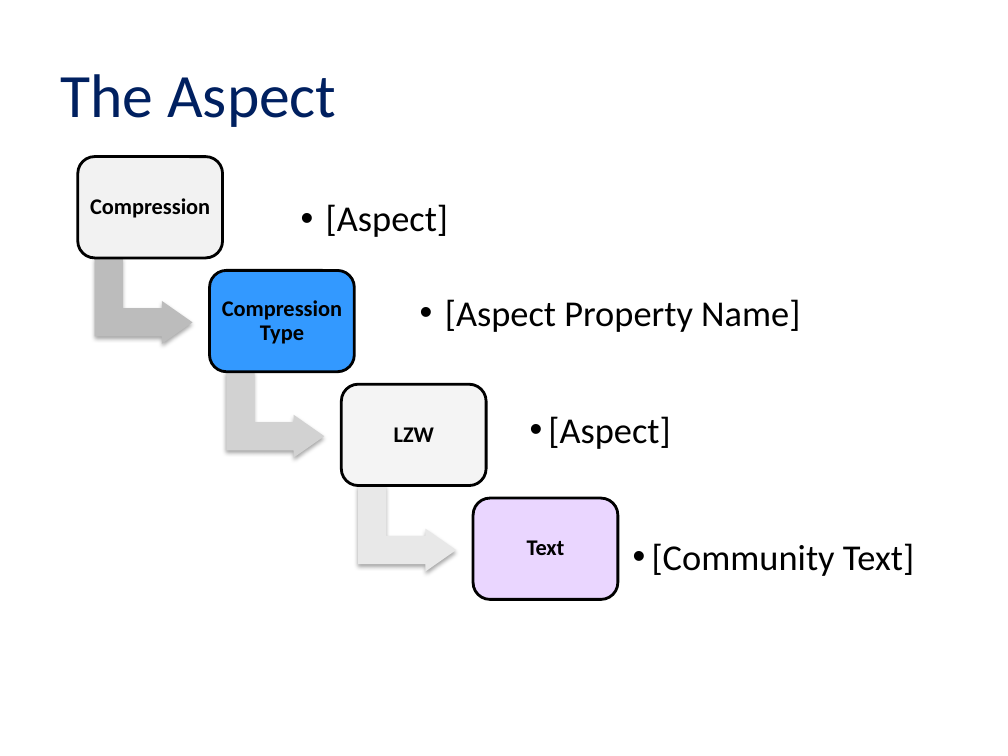
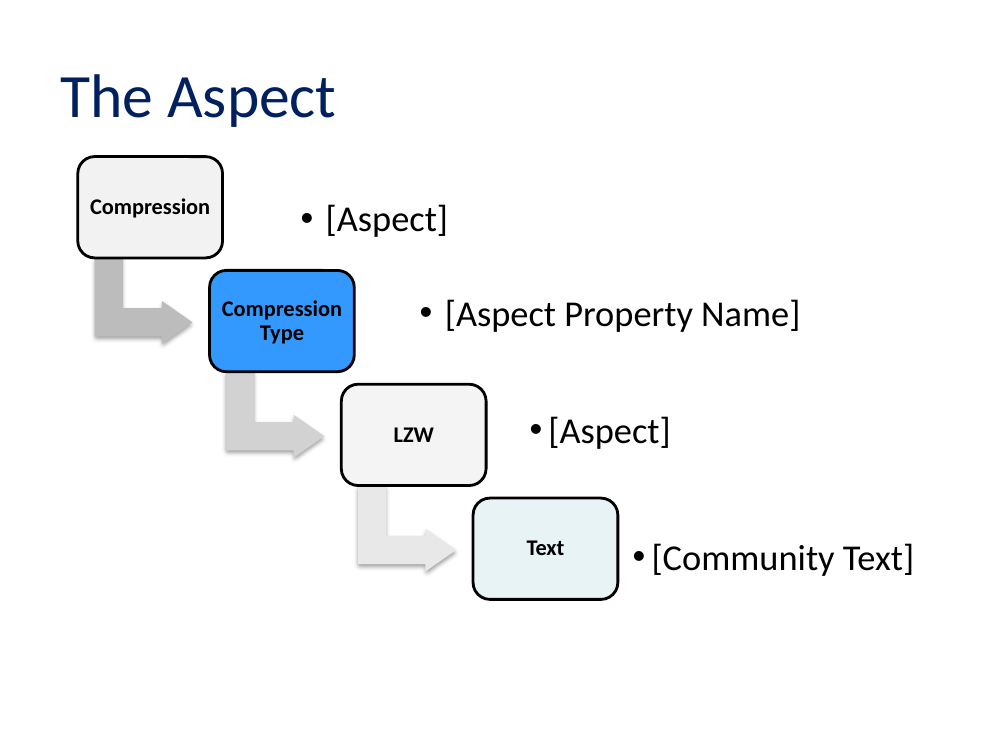
Before and after one commit to jaygattuso/iPres2014-format-workshop, a slide deck: slide 17 of Slides/Session 2 iPRES_Jan_Hutar_workshop.pptx. Drawn at 1008x756 pixels with LibreOffice and Linux fonts; fonts in the diff are those of the drawing; background and template pictures are left out. Boxes give left, top, right and bottom in pixels: in the first picture for what was removed or moved away, otherwise in the second. Text is boxed around its words. In the diff, an @@ line names an element or a change of style, - is before the commit and + after.

```diff
--- a/Slides/Session 2 iPRES_Jan_Hutar_workshop.pptx
+++ b/Slides/Session 2 iPRES_Jan_Hutar_workshop.pptx
@@ rounded rectangle at (473,498,618,600): fill #9933FF at 20% opacity to #8AC6CD at 20% opacity @@
```
Also in this commit, not shown: 12 other slides changed, 2 other files.
